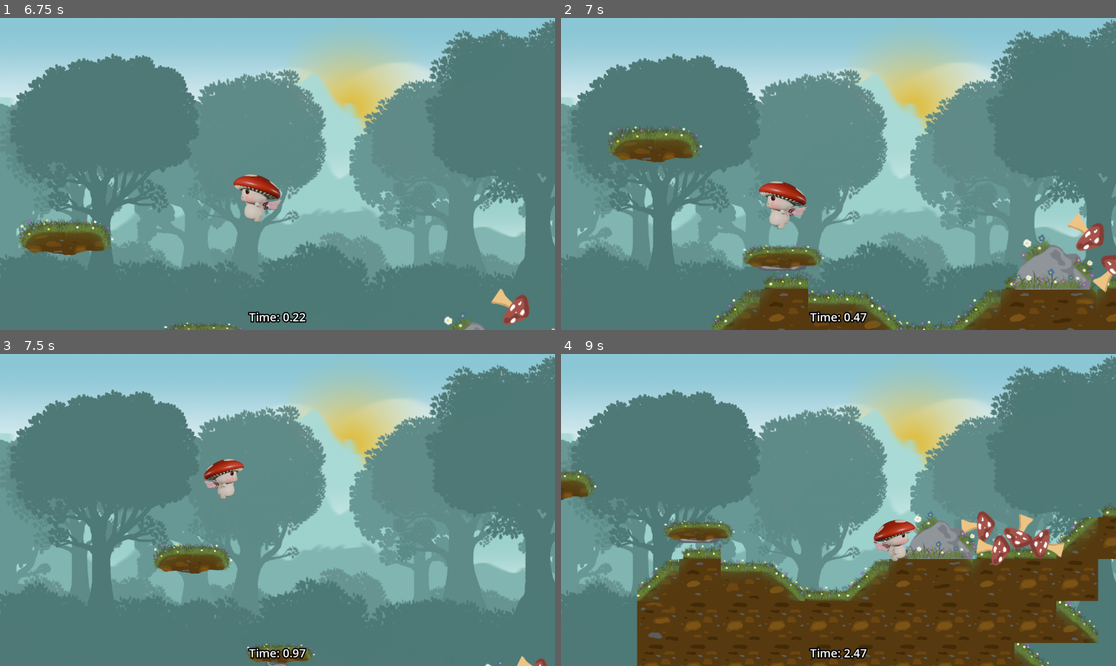
Above: before the commit, frames 1-4 (two rows, left to right).
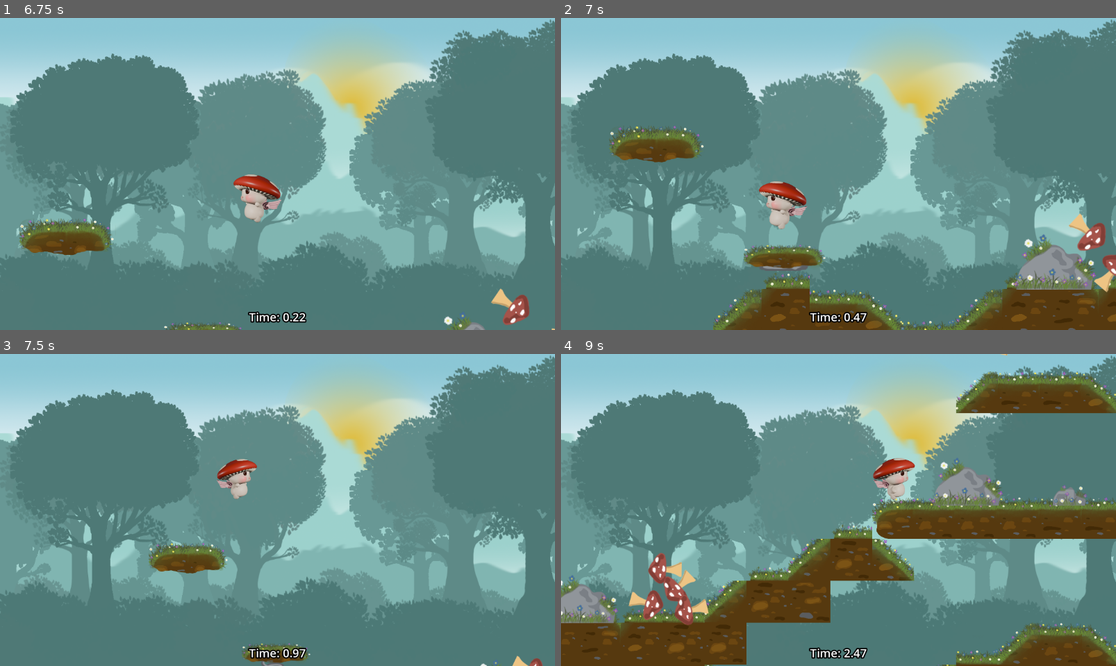
Above: after the commit, the same moments.

Repository: dustngroh/CapstoneProject
Game: Godot game, scene res://scenes/levels/main_levels/level_dustin.tscn
Two runs of this game, one before a commit and one after it. Both use one fixed random seed, a clock stepped at 60 frames per second and the inputs below. This scene is started directly instead of the project's main scene.
Inputs:
- Up to frame 1 (6.75 s): hold Right (walk_right) 0.53-2.03 s; tap Space (jump) at 0.77, 1.52, 3.02, 3.77, 4.52, 6.02 s; hold Left (walk_left) 2.03-2.78 s; hold Right (walk_right) 2.78-4.28 s; hold Left (walk_left) 4.28-5.03 s; hold Right (walk_right) 5.03-5.78 s; hold Left (walk_left) from 5.78 s (still down)
- Up to frame 2 (7 s): keep holding Left (walk_left); tap Space (jump) at 6.77 s
- Up to frame 3 (7.5 s): release Left (walk_left) at 7.28 s; hold Right (walk_right) from 7.28 s (still down)
- Up to frame 4 (9 s): keep holding Right (walk_right); tap Space (jump) at 7.52 s

Frame 1 is identical in both runs. In frame 2, 2.1% of the frame differs, in the area x 8-100%, y 34-100%; in frame 3, 1.6%; in frame 4, 41%, in the area x 0-100%, y 0-100%.

Commit message:
Create Checkpoint. Update player respawning.

Diff:
--- a/run-game/scenes/entities/characters/player/character_body_2d.tscn
+++ b/run-game/scenes/entities/characters/player/character_body_2d.tscn
@@ -245,7 +245,7 @@
 sprite_frames = SubResource("SpriteFrames_1huyh")
 animation = &"walking"
 autoplay = "jumping"
-frame_progress = 0.864066
+frame_progress = 0.882786
 
 [node name="CoyoteTimer" type="Timer" parent="."]
 one_shot = true
--- /dev/null
+++ b/run-game/scenes/entities/structures/checkpoint.gd
@@ -0,0 +1,35 @@
+extends Area2D
+
+@export var respawn_offset: Vector2 = Vector2.ZERO
+var activated: bool = false
+@onready var sprite: Sprite2D = $Sprite2D
+
+# Called when the node enters the scene tree for the first time.
+func _ready() -> void:
+	pass # Replace with function body.
+
+
+# Called every frame. 'delta' is the elapsed time since the previous frame.
+func _process(delta: float) -> void:
+	pass
+
+
+func _on_body_entered(body: Node2D) -> void:
+	if activated:
+		return
+
+	if body.is_in_group("player"):
+		var game = get_tree().root.get_node("Game")
+		if game and game.current_level:
+			game.current_level.set_checkpoint(global_position + respawn_offset)
+			activated = true
+			visual_feedback()
+
+
+func visual_feedback():
+	if sprite:
+		sprite.modulate = Color(0, 1, 0)  # Green color
+
+	# Scale it up slightly for a "pop" effect
+	var tween = create_tween()
+	tween.tween_property(sprite, "scale", sprite.scale * 1.2, 0.3).set_trans(Tween.TRANS_BACK).set_ease(Tween.EASE_OUT)
--- /dev/null
+++ b/run-game/scenes/entities/structures/checkpoint.tscn
@@ -0,0 +1,22 @@
+[gd_scene load_steps=5 format=3 uid="uid://cv0g3jhsyp68l"]
+
+[ext_resource type="Texture2D" uid="uid://ccelc0atyacya" path="res://assets/level/base_update.png" id="1_cdmer"]
+[ext_resource type="Script" path="res://scenes/entities/structures/checkpoint.gd" id="1_suufd"]
+
+[sub_resource type="RectangleShape2D" id="RectangleShape2D_7yn8q"]
+size = Vector2(100, 200)
+
+[sub_resource type="AtlasTexture" id="AtlasTexture_s6f28"]
+atlas = ExtResource("1_cdmer")
+region = Rect2(801, 401, 199, 199)
+
+[node name="Checkpoint" type="Area2D"]
+script = ExtResource("1_suufd")
+
+[node name="CollisionShape2D" type="CollisionShape2D" parent="."]
+shape = SubResource("RectangleShape2D_7yn8q")
+
+[node name="Sprite2D" type="Sprite2D" parent="."]
+texture = SubResource("AtlasTexture_s6f28")
+
+[connection signal="body_entered" from="." to="." method="_on_body_entered"]
--- a/run-game/scenes/levels/base_level.gd
+++ b/run-game/scenes/levels/base_level.gd
@@ -16,6 +16,7 @@
 var player: CharacterBody2D
 var elapsed_time: float = 0.0  # Time starts at 0
 var timer_running: bool = false # Paused until countdown ends
+var respawn_point: Vector2
 
 @onready var game: Node = get_tree().root.get_node("Game")
 @onready var level_ui: Control = UIManager.get_node("LevelUI")
@@ -141,7 +142,8 @@
 	if player_scene:
 		player = player_scene.instantiate()  # Create an instance of Player
 		add_child(player)  # Add to the scene
-		player.global_position = spawn_point.global_position  # Move to SpawnPoint
+		respawn_point = spawn_point.global_position
+		player.global_position = respawn_point  # Move to SpawnPoint
 		player.set_physics_process(false)  # Disable movement until countdown ends
 
 func _on_win_zone_win():
@@ -236,7 +238,12 @@
 
 func _on_bottom_world_border_body_entered(body: Node2D) -> void:
 	if body.is_in_group("player"):  # Ensure it's the player
-		body.position = spawn_point.position  # Respawn at the spawn point
+		#body.position = spawn_point.position  # Respawn at the spawn point
+		body.global_position = respawn_point
+
+func set_checkpoint(new_checkpoint_position: Vector2) -> void:
+	respawn_point = new_checkpoint_position
+
 
 func _on_next_button_pressed():
 	current_level_number = (current_level_number % total_levels) + 1  # Cycle from 1 to 4
--- a/run-game/scenes/levels/main_levels/level_dustin.tscn
+++ b/run-game/scenes/levels/main_levels/level_dustin.tscn
@@ -11,6 +11,7 @@
 [ext_resource type="PackedScene" uid="uid://fw8lws3fjv7p" path="res://scenes/entities/obstacles/rock_small.tscn" id="8_20ymr"]
 [ext_resource type="PackedScene" uid="uid://ceg00ldi310ps" path="res://scenes/entities/obstacles/slow_zone.tscn" id="10_6bhgg"]
 [ext_resource type="PackedScene" uid="uid://dwj6wpsg7ppp6" path="res://scenes/entities/obstacles/mushroom_spawner.tscn" id="11_hffc3"]
+[ext_resource type="PackedScene" uid="uid://cv0g3jhsyp68l" path="res://scenes/entities/structures/checkpoint.tscn" id="12_8ak84"]
 
 [node name="LevelDustin" instance=ExtResource("1_mebee")]
 
@@ -76,6 +77,12 @@
 position = Vector2(3661, -111)
 
 [node name="SlowZone" parent="." index="15" instance=ExtResource("10_6bhgg")]
-position = Vector2(528, 333)
+position = Vector2(599, 500)
 slow_factor = 0.1
 length = 2000
+
+[node name="Checkpoint" parent="." index="17" instance=ExtResource("12_8ak84")]
+position = Vector2(408, 912)
+
+[node name="Checkpoint2" parent="." index="18" instance=ExtResource("12_8ak84")]
+position = Vector2(-874, 813)
--- a/run-game/scenes/main/game.gd
+++ b/run-game/scenes/main/game.gd
@@ -5,6 +5,7 @@
 
 func _ready():
 	load_level('res://scenes/main/MainMenu.tscn') # Load Main Menu on start
+	#load_level('res://scenes/levels/main_levels/level_dustin.tscn') # Uncomment this and change path to your level
 
 func load_level(level_path: String):
 	# Fade to black
Not shown: 1 places in run-game/scenes/levels/main_levels/level_dustin.tscn that only renumber resources
Not shown, changed: docs/index.html
Not shown, changed: docs/index.js
Not shown, changed: docs/index.pck
Not shown, changed: docs/index.wasm
